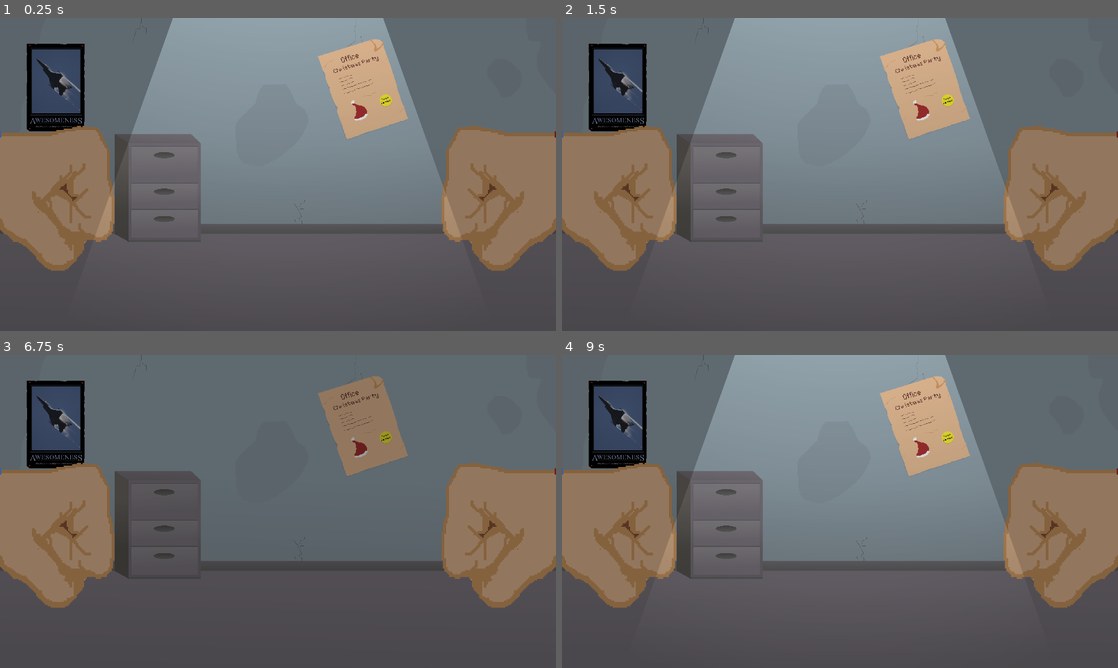
Above: before the commit, frames 1-4 (two rows, left to right).
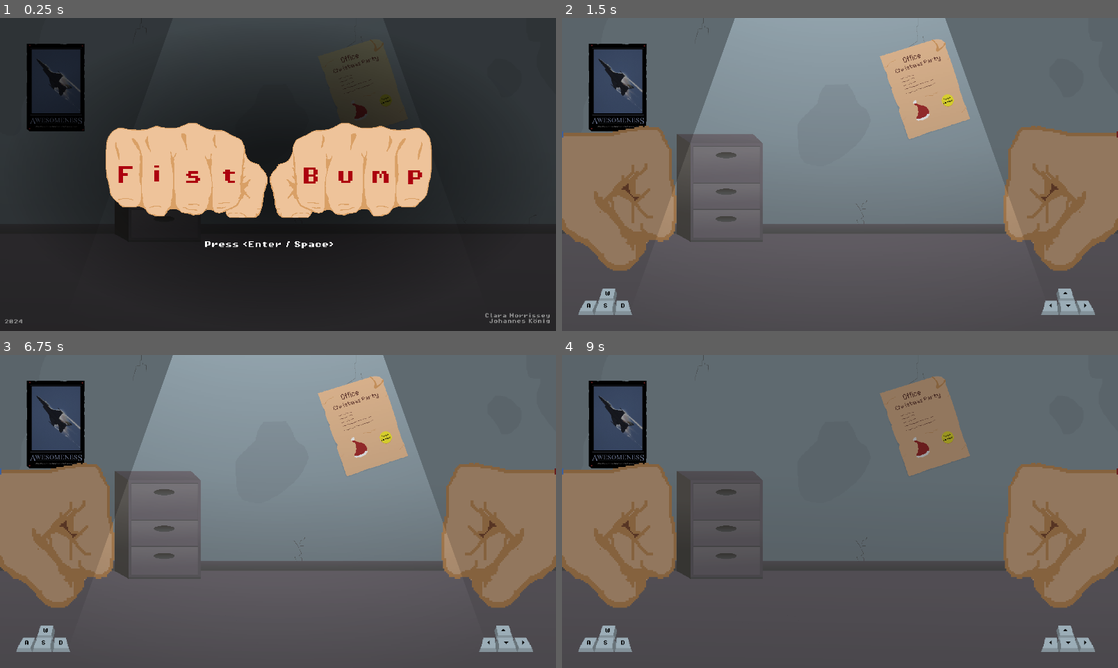
Above: after the commit, the same moments.

Repository: KakiLady/FistBumpGame
Game: Godot game, scene res://scenes/Intro.tscn
The game is run twice, just before and just after one commit, with the same random seed, the same clock (stepped at 60 frames per second) and the same inputs. Before the commit the project starts from res://scenes/game.tscn.
Inputs:
- Up to frame 1 (0.25 s): no input
- Up to frame 2 (1.5 s): tap Enter (Accept, bound only after the commit) at 0.5, 0.6, 1.25, 1.35 s
- Up to frame 3 (6.75 s): tap Enter (Accept, bound only after the commit) at 2, 2.1, 2.75, 2.85, 3.5, 3.6, 4.25, 4.35, 5.1, 5.85, 6.6 s
- Up to frame 4 (9 s): tap Enter (Accept, bound only after the commit) at 7.35, 8.1, 8.85 s

The runs differ from the first frame. In frame 1, 99% of the frame differs, in the area x 0-100%, y 0-100%; in frame 2, 1.0%; in frame 3, 28%; in frame 4, 28%.

Commit message:
add intro and some ui elements

Diff:
--- a/ceiling_light.tscn
+++ b/ceiling_light.tscn
@@ -83,7 +83,7 @@
 
 [node name="StaticSound" type="AudioStreamPlayer2D" parent="."]
 stream = ExtResource("6_b56cs")
-volume_db = -15.0
+volume_db = -20.0
 autoplay = true
 script = ExtResource("5_o0avg")
 
--- a/project.godot
+++ b/project.godot
@@ -11,13 +11,14 @@
 [application]
 
 config/name="FistBump"
-run/main_scene="res://scenes/game.tscn"
+run/main_scene="res://scenes/intro.tscn"
 config/features=PackedStringArray("4.2", "Mobile")
 config/icon="res://icon.svg"
 
 [autoload]
 
 Music="*res://scenes/music.tscn"
+ExitHandler="*res://scenes/ExitHandler.tscn"
 
 [display]
 
@@ -49,26 +50,33 @@
 }
 left_1={
 "deadzone": 0.5,
-"events": [Object(InputEventJoypadButton,"resource_local_to_scene":false,"resource_name":"","device":-1,"button_index":13,"pressure":0.0,"pressed":true,"script":null)
-, Object(InputEventKey,"resource_local_to_scene":false,"resource_name":"","device":-1,"window_id":0,"alt_pressed":false,"shift_pressed":false,"ctrl_pressed":false,"meta_pressed":false,"pressed":false,"keycode":0,"physical_keycode":4194319,"key_label":0,"unicode":0,"echo":false,"script":null)
+"events": [Object(InputEventKey,"resource_local_to_scene":false,"resource_name":"","device":-1,"window_id":0,"alt_pressed":false,"shift_pressed":false,"ctrl_pressed":false,"meta_pressed":false,"pressed":false,"keycode":0,"physical_keycode":4194319,"key_label":0,"unicode":0,"echo":false,"script":null)
 ]
 }
 up_1={
 "deadzone": 0.5,
-"events": [Object(InputEventJoypadButton,"resource_local_to_scene":false,"resource_name":"","device":-1,"button_index":11,"pressure":0.0,"pressed":true,"script":null)
-, Object(InputEventKey,"resource_local_to_scene":false,"resource_name":"","device":-1,"window_id":0,"alt_pressed":false,"shift_pressed":false,"ctrl_pressed":false,"meta_pressed":false,"pressed":false,"keycode":0,"physical_keycode":4194320,"key_label":0,"unicode":0,"echo":false,"script":null)
+"events": [Object(InputEventKey,"resource_local_to_scene":false,"resource_name":"","device":-1,"window_id":0,"alt_pressed":false,"shift_pressed":false,"ctrl_pressed":false,"meta_pressed":false,"pressed":false,"keycode":0,"physical_keycode":4194320,"key_label":0,"unicode":0,"echo":false,"script":null)
 ]
 }
 down_1={
 "deadzone": 0.5,
-"events": [Object(InputEventJoypadButton,"resource_local_to_scene":false,"resource_name":"","device":-1,"button_index":12,"pressure":0.0,"pressed":true,"script":null)
-, Object(InputEventKey,"resource_local_to_scene":false,"resource_name":"","device":-1,"window_id":0,"alt_pressed":false,"shift_pressed":false,"ctrl_pressed":false,"meta_pressed":false,"pressed":false,"keycode":0,"physical_keycode":4194322,"key_label":0,"unicode":0,"echo":false,"script":null)
+"events": [Object(InputEventKey,"resource_local_to_scene":false,"resource_name":"","device":-1,"window_id":0,"alt_pressed":false,"shift_pressed":false,"ctrl_pressed":false,"meta_pressed":false,"pressed":false,"keycode":0,"physical_keycode":4194322,"key_label":0,"unicode":0,"echo":false,"script":null)
 ]
 }
 right_1={
 "deadzone": 0.5,
-"events": [Object(InputEventJoypadButton,"resource_local_to_scene":false,"resource_name":"","device":-1,"button_index":14,"pressure":0.0,"pressed":true,"script":null)
-, Object(InputEventKey,"resource_local_to_scene":false,"resource_name":"","device":-1,"window_id":0,"alt_pressed":false,"shift_pressed":false,"ctrl_pressed":false,"meta_pressed":false,"pressed":false,"keycode":0,"physical_keycode":4194321,"key_label":0,"unicode":0,"echo":false,"script":null)
+"events": [Object(InputEventKey,"resource_local_to_scene":false,"resource_name":"","device":-1,"window_id":0,"alt_pressed":false,"shift_pressed":false,"ctrl_pressed":false,"meta_pressed":false,"pressed":false,"keycode":0,"physical_keycode":4194321,"key_label":0,"unicode":0,"echo":false,"script":null)
+]
+}
+Accept={
+"deadzone": 0.5,
+"events": [Object(InputEventKey,"resource_local_to_scene":false,"resource_name":"","device":-1,"window_id":0,"alt_pressed":false,"shift_pressed":false,"ctrl_pressed":false,"meta_pressed":false,"pressed":false,"keycode":0,"physical_keycode":4194309,"key_label":0,"unicode":0,"echo":false,"script":null)
+, Object(InputEventKey,"resource_local_to_scene":false,"resource_name":"","device":-1,"window_id":0,"alt_pressed":false,"shift_pressed":false,"ctrl_pressed":false,"meta_pressed":false,"pressed":false,"keycode":0,"physical_keycode":32,"key_label":0,"unicode":32,"echo":false,"script":null)
+]
+}
+Exit={
+"deadzone": 0.5,
+"events": [Object(InputEventKey,"resource_local_to_scene":false,"resource_name":"","device":-1,"window_id":0,"alt_pressed":false,"shift_pressed":false,"ctrl_pressed":false,"meta_pressed":false,"pressed":false,"keycode":0,"physical_keycode":4194305,"key_label":0,"unicode":0,"echo":false,"script":null)
 ]
 }
 
--- /dev/null
+++ b/scenes/ExitHandler.tscn
@@ -0,0 +1,6 @@
+[gd_scene load_steps=2 format=3 uid="uid://3yrjcgxaxut2"]
+
+[ext_resource type="Script" path="res://scripts/ExitHandler.gd" id="1_10lrc"]
+
+[node name="ExitHandler" type="Node"]
+script = ExtResource("1_10lrc")
--- /dev/null
+++ b/scenes/Intro.tscn
@@ -0,0 +1,81 @@
+[gd_scene load_steps=10 format=3 uid="uid://bgcmbicrwu6ih"]
+
+[ext_resource type="Script" path="res://scripts/Intro.gd" id="1_0cngi"]
+[ext_resource type="Texture2D" uid="uid://bw51cxgos5d5v" path="res://assets/background.png" id="1_a7167"]
+[ext_resource type="Texture2D" uid="uid://cfbb4j0dkdqj3" path="res://assets/logo.png" id="2_b2cq4"]
+[ext_resource type="PackedScene" uid="uid://d3nqxc2ev4an2" path="res://scenes/bobbing_component.tscn" id="3_b01yf"]
+[ext_resource type="FontFile" uid="uid://bimw50i85oa4l" path="res://assets/PixelOperator8-Bold.ttf" id="4_mqogr"]
+[ext_resource type="PackedScene" uid="uid://cob8mn6q2e1qn" path="res://ceiling_light.tscn" id="6_imqkn"]
+
+[sub_resource type="Gradient" id="Gradient_ed1ek"]
+offsets = PackedFloat32Array(0.181818, 1)
+colors = PackedColorArray(0, 0, 0, 0.647059, 0, 0, 0, 0.439216)
+
+[sub_resource type="GradientTexture2D" id="GradientTexture2D_nuebh"]
+gradient = SubResource("Gradient_ed1ek")
+width = 1920
+height = 1080
+fill = 1
+fill_from = Vector2(0.5, 0.5)
+fill_to = Vector2(1, 0.5)
+metadata/_snap_enabled = true
+
+[sub_resource type="CanvasItemMaterial" id="CanvasItemMaterial_yrvon"]
+light_mode = 1
+
+[node name="Intro" type="Node2D"]
+script = ExtResource("1_0cngi")
+
+[node name="Background" type="Sprite2D" parent="."]
+position = Vector2(960, 540)
+texture = ExtResource("1_a7167")
+
+[node name="Overlay" type="Sprite2D" parent="."]
+position = Vector2(960, 540)
+texture = SubResource("GradientTexture2D_nuebh")
+
+[node name="Overlay2" type="Sprite2D" parent="."]
+position = Vector2(960, 540)
+texture = SubResource("GradientTexture2D_nuebh")
+
+[node name="Logo" type="Sprite2D" parent="."]
+material = SubResource("CanvasItemMaterial_yrvon")
+position = Vector2(960, 540)
+texture = ExtResource("2_b2cq4")
+
+[node name="BobbingComponent" parent="Logo" instance=ExtResource("3_b01yf")]
+
+[node name="Label" type="Label" parent="."]
+offset_left = 615.0
+offset_top = 770.0
+offset_right = 1245.0
+offset_bottom = 815.0
+theme_override_fonts/font = ExtResource("4_mqogr")
+theme_override_font_sizes/font_size = 24
+text = "Press <Enter / Space>"
+horizontal_alignment = 1
+
+[node name="Authors" type="Label" parent="."]
+offset_left = 1270.0
+offset_top = 1019.0
+offset_right = 1900.0
+offset_bottom = 1061.0
+theme_override_colors/font_color = Color(0.560784, 0.560784, 0.560784, 1)
+theme_override_fonts/font = ExtResource("4_mqogr")
+theme_override_font_sizes/font_size = 16
+text = "Clara Morrissey
+Johannes König"
+horizontal_alignment = 2
+
+[node name="CeilingLight" parent="." instance=ExtResource("6_imqkn")]
+
+[node name="Date" type="Label" parent="."]
+offset_left = 15.0
+offset_top = 1021.0
+offset_right = 645.0
+offset_bottom = 1063.0
+theme_override_colors/font_color = Color(0.560784, 0.560784, 0.560784, 1)
+theme_override_fonts/font = ExtResource("4_mqogr")
+theme_override_font_sizes/font_size = 16
+text = "
+2024"
--- /dev/null
+++ b/scenes/bobbing_component.tscn
@@ -0,0 +1,33 @@
+[gd_scene load_steps=4 format=3 uid="uid://d3nqxc2ev4an2"]
+
+[ext_resource type="Script" path="res://scripts/bobbing_component.gd" id="1_ibaix"]
+
+[sub_resource type="Animation" id="Animation_vvnyx"]
+resource_name = "bobbing"
+loop_mode = 1
+tracks/0/type = "value"
+tracks/0/imported = false
+tracks/0/enabled = true
+tracks/0/path = NodePath(".:position_offst_y")
+tracks/0/interp = 2
+tracks/0/loop_wrap = true
+tracks/0/keys = {
+"times": PackedFloat32Array(0, 0.5, 1),
+"transitions": PackedFloat32Array(1, 1, 1),
+"update": 0,
+"values": [0.0, 15.0, 0.0]
+}
+
+[sub_resource type="AnimationLibrary" id="AnimationLibrary_yckja"]
+_data = {
+"bobbing": SubResource("Animation_vvnyx")
+}
+
+[node name="BobbingComponent" type="Node"]
+script = ExtResource("1_ibaix")
+position_offst_y = 30.0
+
+[node name="AnimationPlayer" type="AnimationPlayer" parent="."]
+libraries = {
+"": SubResource("AnimationLibrary_yckja")
+}
--- a/scenes/game.tscn
+++ b/scenes/game.tscn
@@ -10,7 +10,9 @@
 [ext_resource type="FontFile" uid="uid://bimw50i85oa4l" path="res://assets/PixelOperator8-Bold.ttf" id="6_mq541"]
 [ext_resource type="Texture2D" uid="uid://bw51cxgos5d5v" path="res://assets/background.png" id="8_7kvif"]
 [ext_resource type="Script" path="res://scripts/Button.gd" id="8_12pks"]
-[ext_resource type="PackedScene" path="res://ceiling_light.tscn" id="10_8tc24"]
+[ext_resource type="PackedScene" uid="uid://cob8mn6q2e1qn" path="res://ceiling_light.tscn" id="10_8tc24"]
+[ext_resource type="Texture2D" uid="uid://b1hicstbkg6ct" path="res://assets/wasd_input.png" id="12_afx7t"]
+[ext_resource type="Texture2D" uid="uid://qhthyx1gl1vt" path="res://assets/arrow_input.png" id="13_k6csl"]
 
 [sub_resource type="Animation" id="Animation_dvvf3"]
 length = 0.001
@@ -83,6 +85,9 @@
 expand_margin_bottom = 18.0
 
 [sub_resource type="Environment" id="Environment_5bbj5"]
+
+[sub_resource type="CanvasItemMaterial" id="CanvasItemMaterial_vks4a"]
+light_mode = 1
 
 [node name="Game" type="Node2D"]
 
@@ -185,6 +190,20 @@
 
 [node name="CeilingLight" parent="." instance=ExtResource("10_8tc24")]
 
+[node name="wasdInput" type="Sprite2D" parent="."]
+z_index = 2
+material = SubResource("CanvasItemMaterial_vks4a")
+position = Vector2(162, 951)
+scale = Vector2(2, 2)
+texture = ExtResource("12_afx7t")
+
+[node name="arrowsInput" type="Sprite2D" parent="."]
+z_index = 2
+material = SubResource("CanvasItemMaterial_vks4a")
+position = Vector2(1747, 951)
+scale = Vector2(2, 2)
+texture = ExtResource("13_k6csl")
+
 [connection signal="fist_bumped" from="LeftFist" to="FanfareSoundEffect" method="play_soundeffect"]
 [connection signal="fist_bumped" from="LeftFist" to="FistBumpSoundEffect" method="play_soundeffect"]
 [connection signal="area_entered" from="LeftFist/fist/FistBumpArea" to="CanvasLayer/Control/Label" method="_on_fist_bump_area_area_entered"]
--- /dev/null
+++ b/scripts/ExitHandler.gd
@@ -0,0 +1,5 @@
+extends Node
+
+func _process(delta):
+	if Input.is_action_just_pressed("Exit"):
+		get_tree().quit()
--- /dev/null
+++ b/scripts/Intro.gd
@@ -0,0 +1,8 @@
+extends Node2D
+
+
+
+# Called every frame. 'delta' is the elapsed time since the previous frame.
+func _process(delta):
+	if Input.is_action_just_pressed("Accept"):
+		get_tree().change_scene_to_file("res://scenes/game.tscn")
--- /dev/null
+++ b/scripts/bobbing_component.gd
@@ -0,0 +1,16 @@
+class_name BobbingComponent extends Node
+@export var position_offst_y: float = 0.0
+
+var parent
+var parent_start_position: Vector2
+@onready var animation_player = $AnimationPlayer
+
+
+func _ready():
+	parent = get_parent()
+	parent_start_position = parent.position
+	animation_player.play("bobbing")
+
+func _process(delta):
+	if parent:
+		parent.position = parent_start_position + Vector2(0,position_offst_y)
Binary file added: assets/arrow_input.png
Not shown, added: assets/arrow_input.png.import
Binary file added: assets/projects/input.aseprite
Binary file added: assets/projects/input_arrows.aseprite
Binary file added: assets/wasd_input.png
Not shown, added: assets/wasd_input.png.import
Not shown: 1 places in scenes/game.tscn that only renumber resources
